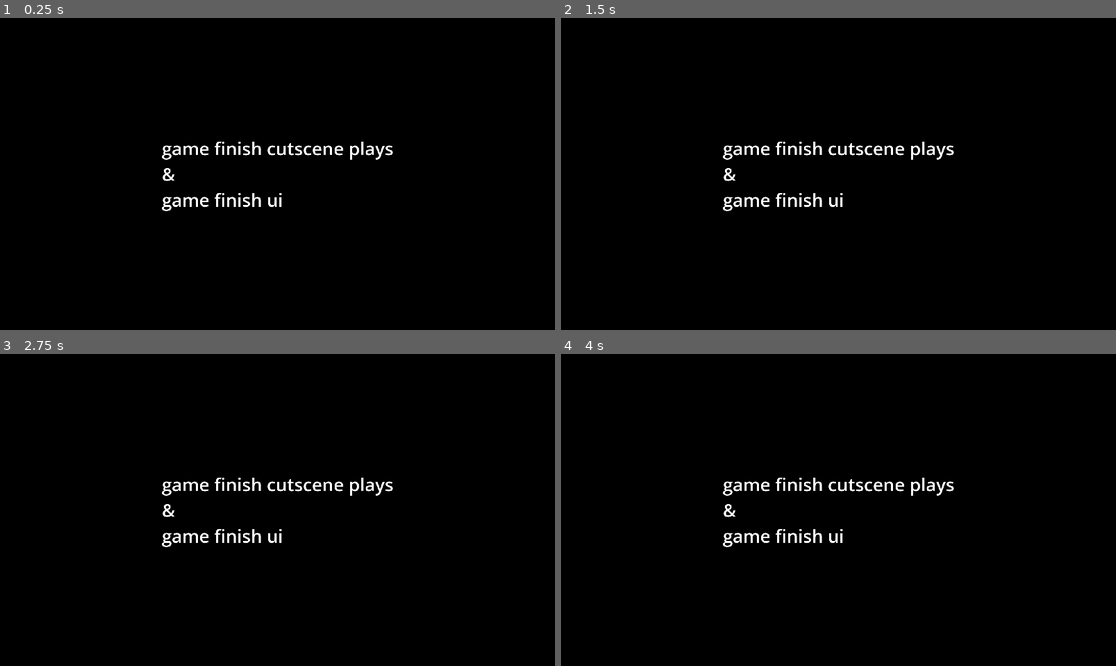
Above: before the commit, frames 1-4 (two rows, left to right).
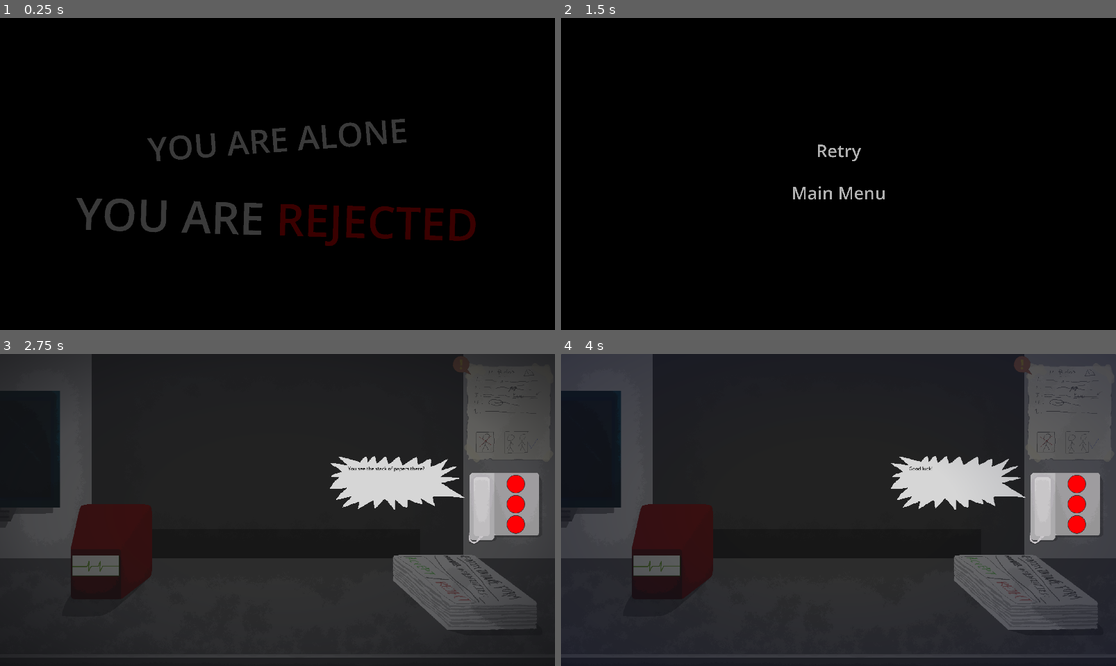
Above: after the commit, the same moments.

Repository: Blulow/brackeysjam
Game: Godot game, scene res://scenes/game_finished_screen.tscn
Two runs of this game, one before a commit and one after it. Both use one fixed random seed, a clock stepped at 60 frames per second and the inputs below. This scene is started directly instead of the project's main scene.
Inputs (mouse positions are in pixels of both pictures, inside the frame that each line leads up to):
- Up to frame 1 (0.25 s): no input
- Up to frame 2 (1.5 s): move the mouse to (960, 158) at 0.52 s; click (960, 158) at 0.67 s; tap Enter at 1.25 s; drag from (727, 189) to (810, 236) at 1.27 s
- Up to frame 3 (2.75 s): click (277, 485) at 2 s, where only the run after the commit has a clickable "Retry"
- Up to frame 4 (4 s): move the mouse to (894, 441) at 2.77 s; click (894, 441) at 2.92 s; tap Space at 3.5 s; drag from (810, 572) to (672, 463) at 3.52 s

The runs differ from the first frame. In frame 1, 4.9% of the frame differs, in the area x 13-86%, y 32-74%; in frame 2, 1.4%; in frame 3, 94%; in frame 4, 96%, in the area x 0-100%, y 0-100%.

Commit message:
add: game finish screen stuff

Diff:
--- a/scenes/game_finished_screen.tscn
+++ b/scenes/game_finished_screen.tscn
@@ -1,6 +1,11 @@
 [gd_scene format=3 uid="uid://d2n3t6mipwpb0"]
 
+[ext_resource type="Script" uid="uid://bqxbmtdur0u56" path="res://scripts/game_finished_screen.gd" id="1_0tp3t"]
 [ext_resource type="AudioStream" uid="uid://l55p1rkv0dwd" path="res://assets/sounds/music/beforethestation.ogg" id="1_3m4qj"]
+[ext_resource type="PackedScene" uid="uid://bf6f0ro2m656y" path="res://scenes/components/ui/animated_button_component.tscn" id="3_ulv47"]
+
+[sub_resource type="StyleBoxFlat" id="StyleBoxFlat_klglp"]
+bg_color = Color(0.6, 0.6, 0.6, 0)
 
 [node name="GameFinishedScreen" type="Control" unique_id=1252341171]
 layout_mode = 3
@@ -9,6 +14,10 @@
 anchor_bottom = 1.0
 grow_horizontal = 2
 grow_vertical = 2
+script = ExtResource("1_0tp3t")
+base_alpha = 0.3
+flicker_strength = 0.8
+rotation_strength = 32.0
 
 [node name="ColorRect" type="ColorRect" parent="." unique_id=1902755144]
 layout_mode = 1
@@ -26,18 +35,95 @@
 anchor_top = 0.5
 anchor_right = 0.5
 anchor_bottom = 0.5
-offset_left = -210.0
-offset_top = -43.0
-offset_right = 210.0
-offset_bottom = 43.0
+offset_left = -450.0
+offset_top = -199.0
+offset_right = 451.0
+offset_bottom = -42.0
 grow_horizontal = 2
 grow_vertical = 2
-theme_override_font_sizes/font_size = 62
-text = "game finish cutscene plays
-&
-game finish ui"
+rotation = 0.060095247
+pivot_offset_ratio = Vector2(0.5, 0.5)
+theme_override_font_sizes/font_size = 115
+text = "YOU ARE ALONE"
+horizontal_alignment = 1
+
+[node name="Label2" type="RichTextLabel" parent="." unique_id=1011936421]
+layout_mode = 1
+anchors_preset = 8
+anchor_left = 0.5
+anchor_top = 0.5
+anchor_right = 0.5
+anchor_bottom = 0.5
+offset_left = -711.0
+offset_top = 48.0
+offset_right = 708.0
+offset_bottom = 262.0
+grow_horizontal = 2
+grow_vertical = 2
+rotation = -0.07265115
+pivot_offset_ratio = Vector2(0.5, 0.5)
+theme_override_font_sizes/normal_font_size = 154
+bbcode_enabled = true
+text = "YOU ARE REJECTED"
+horizontal_alignment = 1
 
 [node name="AudioStreamPlayer" type="AudioStreamPlayer" parent="." unique_id=1413203431]
 stream = ExtResource("1_3m4qj")
 autoplay = true
 bus = &"Music"
+
+[node name="Timer" type="Timer" parent="." unique_id=2013065109]
+one_shot = true
+autostart = true
+
+[node name="UI" type="CanvasLayer" parent="." unique_id=1558585766]
+
+[node name="Button" type="Button" parent="UI" unique_id=1073240607]
+anchors_preset = 8
+anchor_left = 0.5
+anchor_top = 0.5
+anchor_right = 0.5
+anchor_bottom = 0.5
+offset_left = -81.0
+offset_top = -127.0
+offset_right = 82.0
+offset_bottom = -36.0
+grow_horizontal = 2
+grow_vertical = 2
+pivot_offset_ratio = Vector2(0.5, 0.5)
+theme_override_colors/font_color = Color(0.703125, 0.703125, 0.703125, 1)
+theme_override_colors/font_hover_color = Color(1, 1, 1, 1)
+theme_override_font_sizes/font_size = 60
+theme_override_styles/normal = SubResource("StyleBoxFlat_klglp")
+theme_override_styles/hover = SubResource("StyleBoxFlat_klglp")
+text = "Retry"
+
+[node name="AnimatedButtonComponent" parent="UI/Button" unique_id=231881551 instance=ExtResource("3_ulv47")]
+layout_mode = 0
+
+[node name="Button2" type="Button" parent="UI" unique_id=1096270615]
+anchors_preset = 8
+anchor_left = 0.5
+anchor_top = 0.5
+anchor_right = 0.5
+anchor_bottom = 0.5
+offset_left = -163.0
+offset_top = 19.0
+offset_right = 164.0
+offset_bottom = 110.0
+grow_horizontal = 2
+grow_vertical = 2
+pivot_offset_ratio = Vector2(0.5, 0.5)
+theme_override_colors/font_color = Color(0.703125, 0.703125, 0.703125, 1)
+theme_override_colors/font_hover_color = Color(1, 1, 1, 1)
+theme_override_font_sizes/font_size = 60
+theme_override_styles/normal = SubResource("StyleBoxFlat_klglp")
+theme_override_styles/hover = SubResource("StyleBoxFlat_klglp")
+text = "Main Menu"
+
+[node name="AnimatedButtonComponent" parent="UI/Button2" unique_id=1854783532 instance=ExtResource("3_ulv47")]
+layout_mode = 0
+
+[connection signal="timeout" from="Timer" to="." method="_on_timer_timeout"]
+[connection signal="pressed" from="UI/Button" to="." method="_on_retry_pressed"]
+[connection signal="pressed" from="UI/Button2" to="." method="_on_main_menu_pressed"]
--- /dev/null
+++ b/scripts/game_finished_screen.gd
@@ -0,0 +1,49 @@
+extends Control
+
+var noise := FastNoiseLite.new()
+
+@export var base_alpha: float = 0.6
+@export var flicker_strength: float = 0.25
+@export var flicker_speed: float = 4.0
+@export var rotation_strength: float = 16
+@export var rotation_speed: float = 0.7
+
+var flickering: bool = false
+var flicker_time: float = randf() * 0.3
+var timer: float = 0.0
+
+func _ready() -> void:
+	$UI.visible = false
+	noise.seed = randi()
+	noise.frequency = 1.5
+
+func _process(delta: float) -> void:
+	var n := noise.get_noise_1d(timer * flicker_speed)
+	var alpha := base_alpha + n * flicker_strength
+
+	$Label.modulate.a = alpha
+	$Label2.modulate.a = alpha
+	if timer >= flicker_time:
+		var min = -PI/rotation_strength
+		var max = PI/rotation_strength
+		$Label.rotation = (randf() * (max - (min))) + (min)
+		$Label2.rotation = (randf() * (max - (min))) + (min)
+		if randf() < 0.3:
+			$Label2.text = "YOU ARE [color=#f00]REJECTED[/color]"
+		else:
+			$Label2.text = "YOU ARE REJECTED"
+		flicker_time = randf() * rotation_speed
+		flickering = false
+	timer += delta
+
+func _on_timer_timeout() -> void:
+	$Label.visible = false
+	$Label2.visible = false
+	await get_tree().create_timer(0.5).timeout
+	$UI.visible = true
+
+func _on_retry_pressed() -> void:
+	get_tree().change_scene_to_file("res://scenes/game.tscn")
+
+func _on_main_menu_pressed() -> void:
+	get_tree().change_scene_to_file("res://scenes/main_menu.tscn")
Not shown, added: scripts/game_finished_screen.gd.uid
